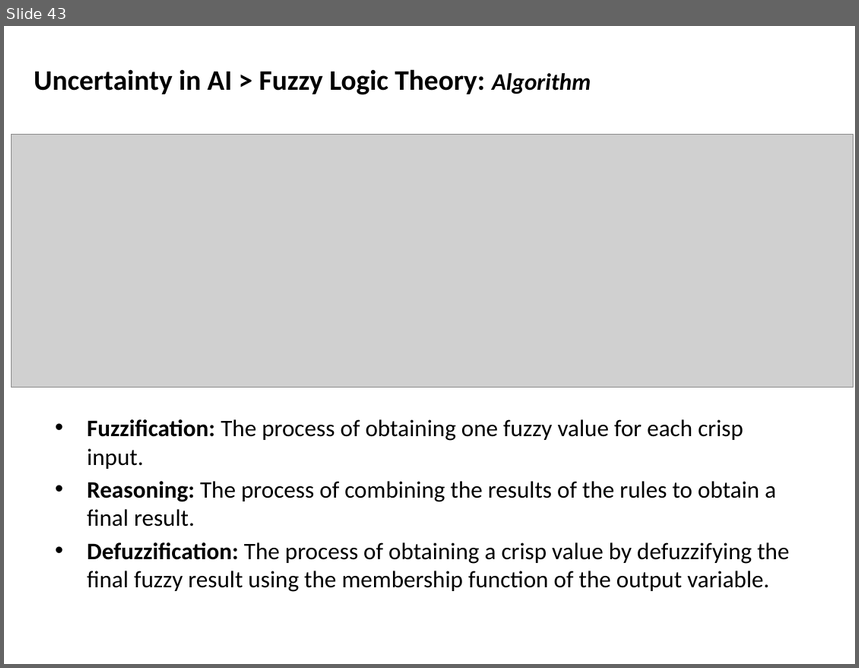
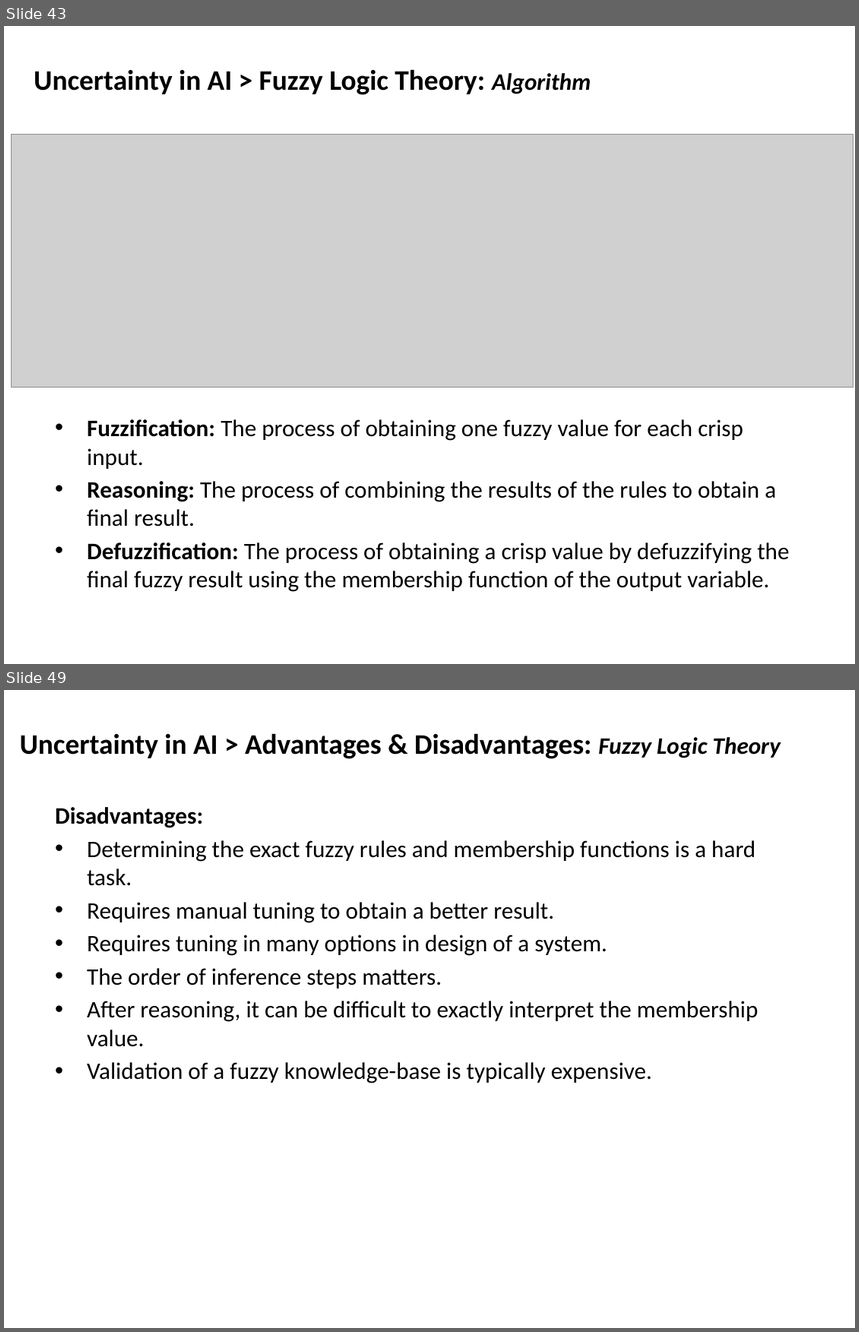
Before and after one commit to mshayganfar/CompExam1, a slide deck: presentation/PhD-comprehensive-exam.pptx. Shown one above the other, each under a label of ours: slide 43 before the commit, slides 43 and 49 after it; the slides between them are not shown. The pictures are 859x668 and 859x1332 pixels, drawn with LibreOffice and Linux fonts; fonts in the diff are those of the drawing; grey boxes stand for pictures. Boxes give left, top, right and bottom in pixels: in the first picture for what was removed or moved away, otherwise in the second. Text is boxed around its words. In the diff, an @@ line names an element or a change of style, - is before the commit and + after.

Commit message:
Advantages & disadvantages

```diff
--- a/presentation/PhD-comprehensive-exam.pptx
+++ b/presentation/PhD-comprehensive-exam.pptx
@@ slide 49 added at [4,690,855,1328], background #FFFFFF @@
@@ text added at [20,733,781,759], 24 pt, text #000000, bold @@
+Uncertainty in AI > Advantages & Disadvantages: Fuzzy Logic Theory
@@ text added at [55,807,758,1084], 20 pt, text #000000 @@
+Disadvantages:
+• Determining the exact fuzzy rules and membership functions is a hard task.
+• Requires manual tuning to obtain a better result.
+• Requires tuning in many options in design of a system.
+• The order of inference steps matters.
+• After reasoning, it can be difficult to exactly interpret the membership value.
+• Validation of a fuzzy knowledge-base is typically expensive.
```
Also in this commit, not shown: 1 slide changed, 4 other slides added.
